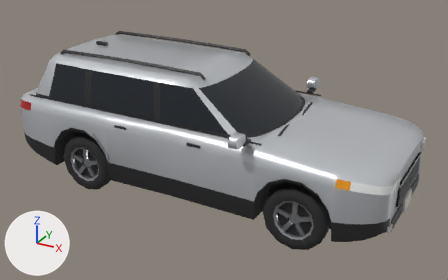
The glTF model pipeline/heroes/out/vehicles/suv.glb, before and after one commit.
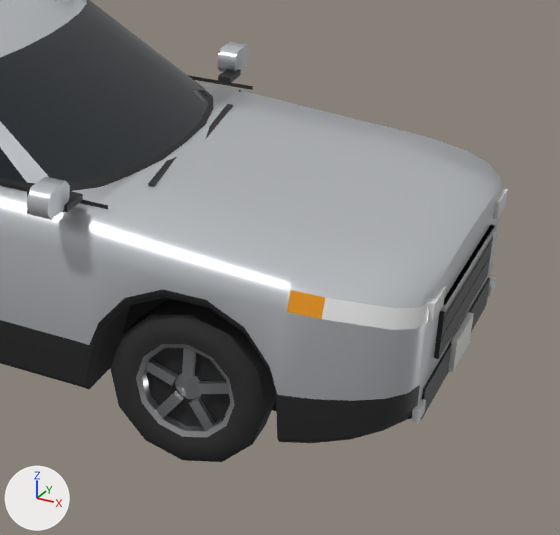
Each version is shown whole from a 50 mm lens placed at (3.61, -6.3, 3.81), pointed at (0.15, -0.01, 0.67), then close up on the part from 48% to 100% of the width and 21% to 100% of the height. Arrows for +X, +Y and +Z are at lower left; the lights stay in place. The first two pictures are the older version. Objects named as collision shapes, trigger or cutter boxes, shadow casters or lower levels of detail are left out. Vertices at exactly the same position are counted once.

Objects in the first close-up: 'lod0'.
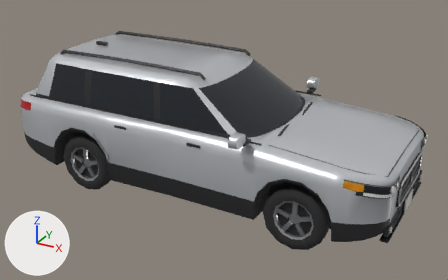
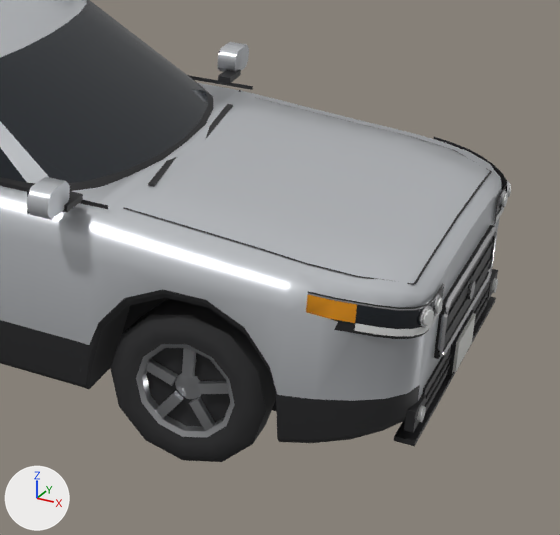
Location of each change, (x1, y1, x2, y2) in pixels of the close-ups (560 x 535 px; the box of a moved part takes in the faces that stretch with it):
'lod0', reshaped: before (0, 0, 508, 462); after (0, 0, 511, 462)
part 1 of me_lod0, added: after (467, 280, 475, 300)
part 2 of me_lod0, added: after (500, 190, 506, 209)
part 3 of me_lod0, added: after (433, 294, 441, 316)
part 4 of me_lod0, added: after (394, 297, 496, 446)
part 5 of me_lod0, moved or reshaped: before (493, 189, 508, 219); after (487, 269, 498, 301)
part 6 of me_lod0, moved or reshaped: before (428, 286, 446, 323); after (404, 394, 426, 432)
part 7 of me_lod0, added: after (502, 193, 508, 207)
part 8 of me_lod0, added: after (435, 298, 442, 314)
part 9 of me_lod0, added: after (491, 278, 498, 293)
part 10 of me_lod0, added: after (417, 405, 426, 423)
part 11 of me_lod0, moved or reshaped: before (448, 312, 474, 372); after (453, 313, 476, 372)
part 12 of me_lod0, rebuilt: before (442, 257, 490, 341); after (445, 258, 491, 338)
part 13 of me_lod0, deleted: before (411, 399, 426, 423)
part 14 of me_lod0, deleted: before (488, 277, 496, 296)
part 15 of me_lod0, built on: before (440, 224, 497, 322); after (123, 97, 511, 407)
part 16 of me_lod0, recoloured: (287, 178, 502, 424) in both
part 17 of me_lod0, recoloured: before (322, 297, 429, 330); after (322, 304, 426, 322)
part 18 of me_lod0, recoloured (orange to grey): (287, 290, 322, 319) in both

Patch to the scene script:
```diff
--- a/pipeline/heroes/out/vehicles/suv.glb.py
+++ b/pipeline/heroes/out/vehicles/suv.glb.py
@@ me_lod0 @@
 # used by ob_lod0; location = (0.0, 0.0, 0.0)
-me_lod0.from_pydata(...)  # 1960 vertices, 3460 faces; spans x -2.47..2.48, y -1.17..1.17, z 0.0..1.72
+me_lod0.from_pydata(...)  # 2470 vertices, 4178 faces; spans x -2.47..2.49, y -1.17..1.17, z 0.0..1.72
+# me_lod0 part 1: a new loose piece, a 10-sided cylinder along x spanning x 2.476..2.492, y -0.045..0.045, z 0.647..0.733, in mat_chrome
+# me_lod0 part 2: a new loose piece, a 10-sided cylinder along x spanning x 2.461..2.47, y 0.5708..0.6626, z 0.849..0.9364, in mat_chrome
+# me_lod0 part 3: a new loose piece, a 10-sided cylinder along x spanning x 2.461..2.47, y -0.6626..-0.5708, z 0.849..0.9364, in mat_chrome
+# me_lod0 part 4: a new loose piece, a box spanning x 2.385..2.475, y -0.75..0.75, z 0.284..0.306, in mat_trim
+# me_lod0 part 5: the loose piece of 8 vertices spanning x 2.44..2.47, y 0.5..0.68, z 0.84..0.93 is moved by (-0.01, 0.09, -0.48), in mat_trim
+# me_lod0 part 6: the loose piece of 8 vertices spanning x 2.44..2.47, y -0.68..-0.5, z 0.84..0.93 is moved by (-0.01, -0.09, -0.48), in mat_trim
+# me_lod0 part 7: a new loose piece, a 10-sided cylinder along x spanning x 2.462..2.48, y 0.583..0.651, z 0.86..0.925, in mat_head
+# me_lod0 part 8: a new loose piece, a 10-sided cylinder along x spanning x 2.462..2.48, y -0.651..-0.583, z 0.86..0.925, in mat_head
+# me_lod0 part 9: a new loose piece, a 10-sided cylinder along x spanning x 2.462..2.48, y 0.644..0.716, z 0.371..0.439, in mat_head
+# me_lod0 part 10: a new loose piece, a 10-sided cylinder along x spanning x 2.462..2.48, y -0.716..-0.644, z 0.371..0.439, in mat_head
+# me_lod0 part 11: the loose piece of 8 vertices spanning x 2.46..2.48, y -0.16..0.16, z 0.34..0.5 is moved by (0.01, 0.0, 0.0)
+# me_lod0 part 12: the loose piece of 8 vertices spanning x 2.45..2.47, y -0.44..0.44, z 0.63..0.67 is rebuilt with 8 vertices and now spans x 2.47..2.48, y -0.44..0.44, z 0.64..0.66
+# me_lod0 part 13: the loose piece of 8 vertices spanning x 2.44..2.47, y -0.71..-0.61, z 0.38..0.44 is deleted
+# me_lod0 part 14: the loose piece of 8 vertices spanning x 2.44..2.47, y 0.61..0.71, z 0.38..0.44 is deleted
+# me_lod0 part 15: 12 vertices removed from x 2.45..2.48, y -0.47..0.47, z 0.73..0.82; 390 vertices added at x 1.12..2.49, y -0.98..0.98, z 0.33..1.12
+# me_lod0 part 16: 126 kept faces spanning x -2.21..2.47, y -1.0..1.0, z 0.05..1.27 get new vertex colours
+# me_lod0 part 17: 16 faces spanning x 2.09..2.45, y -0.98..0.98, z 0.84..0.99 switch from mat_head to mat_paint
+# me_lod0 part 18: 4 faces spanning x 1.95..2.09, y -1.0..1.0, z 0.9..1.0 switch from mat_amber to mat_paint
 me_lod0.materials.append(mat_glass)
```
